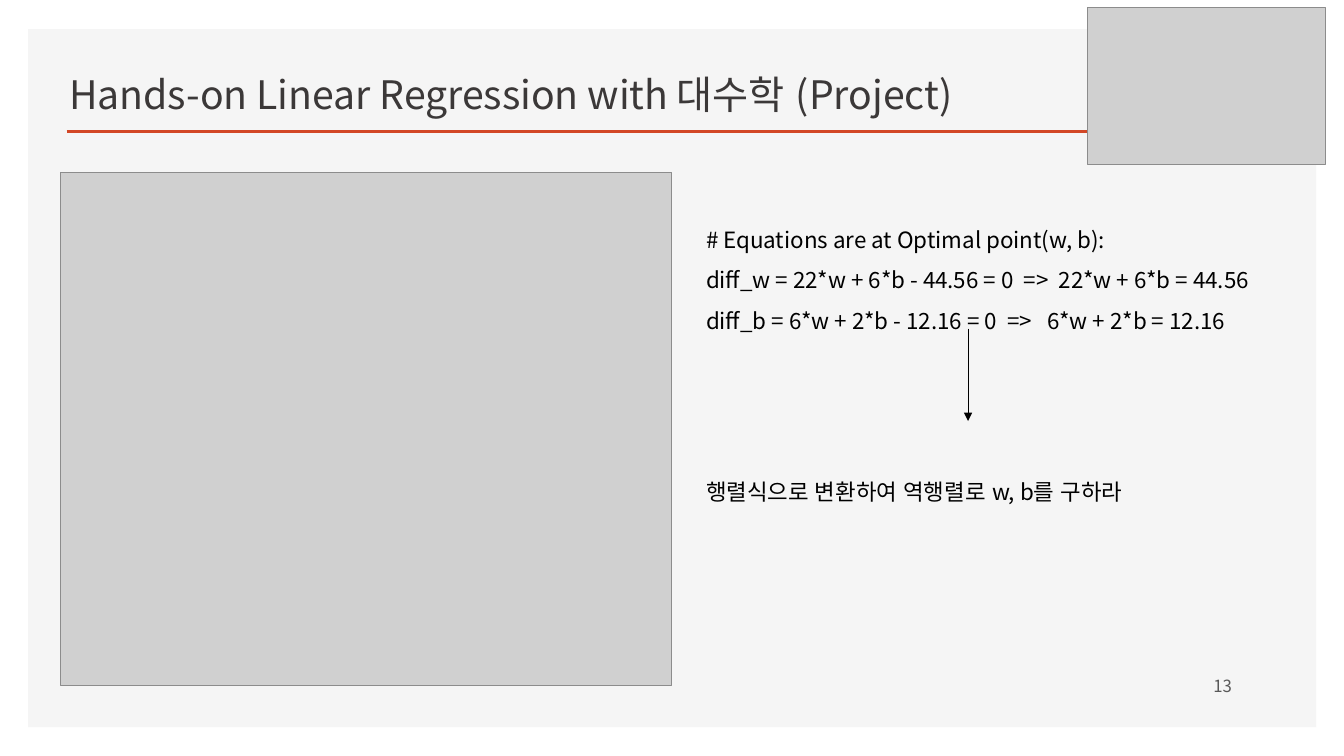
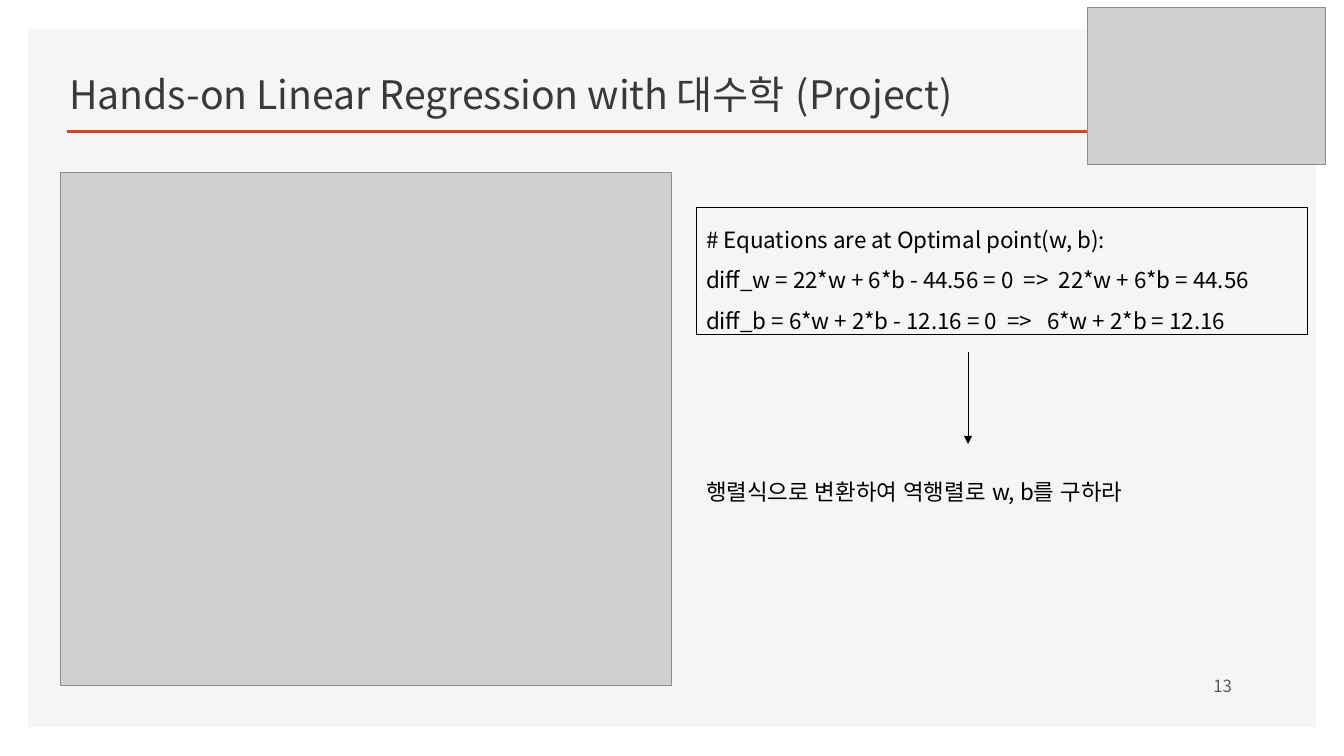
Before and after one commit to ancestor9/mathematics-for-machine-learning, a slide deck: slide 13 of w4_Perceptron_Regression.pptx. Drawn at 1344x756 pixels with LibreOffice and Linux fonts; fonts in the diff are those of the drawing; grey boxes stand for pictures; background and template pictures are left out. Boxes give left, top, right and bottom in pixels: in the first picture for what was removed or moved away, otherwise in the second. Text is boxed around its words. In the diff, an @@ line names an element or a change of style, - is before the commit and + after.

```diff
--- a/w4_Perceptron_Regression.pptx
+++ b/w4_Perceptron_Regression.pptx
@@ rectangle "# Equations are at Optimal ...": place and size @@
-rectangle "# Equations are at Optimal ..." at (706,230,1249,332)
+rectangle "# Equations are at Optimal ..." at (697,208,1308,335)
@@ rectangle "# Equations are at Optimal ..." at (697,208,1308,335): outline none to #000000 0.75 pt @@
@@ arrow moved from (968, 329) - (968, 421) to (968, 352) - (968, 445) @@
```
Also in this commit, not shown: 4 other slides changed.
